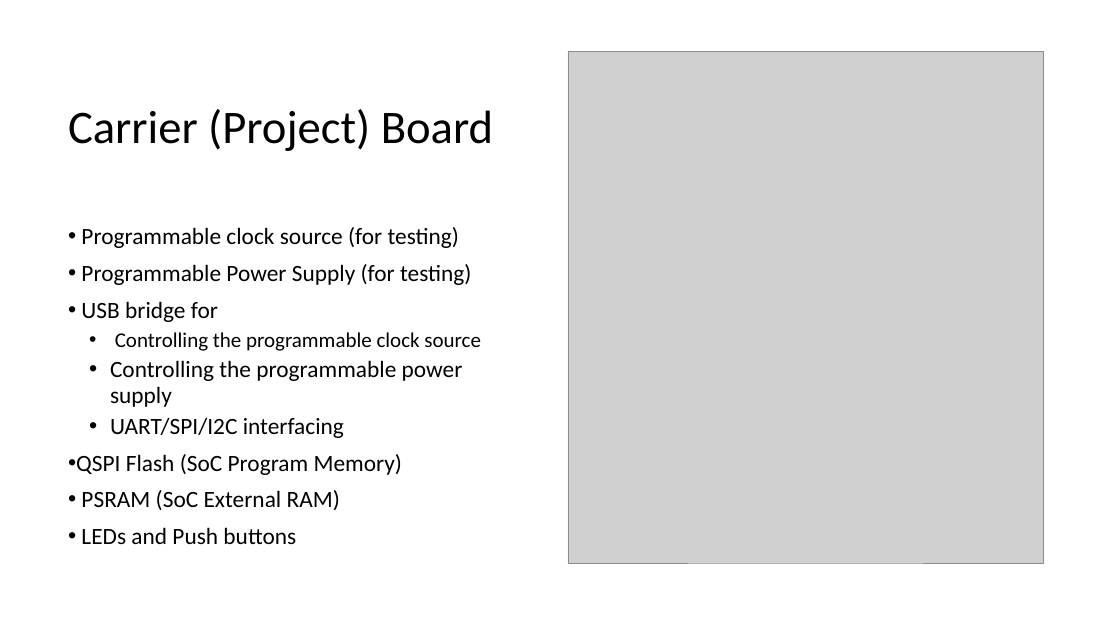
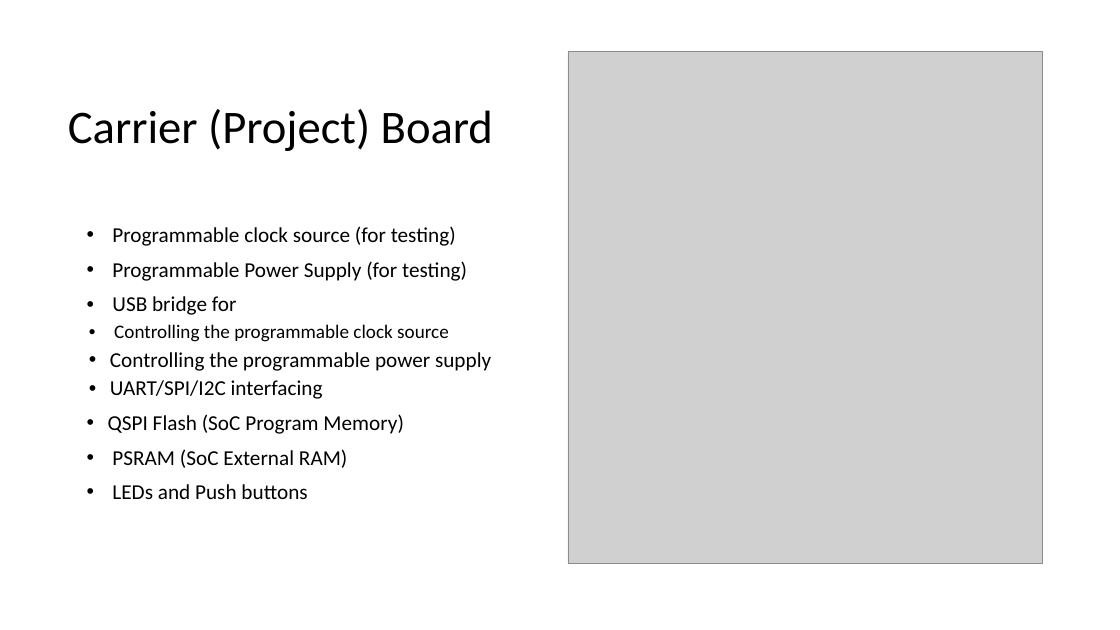
Before and after one commit to isomoye/EEGR471, a slide deck: slide 7 of sections/Bringup.pptx. Drawn at 1120x630 pixels with LibreOffice and Linux fonts; fonts in the diff are those of the drawing; grey boxes stand for pictures. Boxes give left, top, right and bottom in pixels: in the first picture for what was removed or moved away, otherwise in the second. Text is boxed around its words. In the diff, an @@ line names an element or a change of style, - is before the commit and + after.

```diff
--- a/sections/Bringup.pptx
+++ b/sections/Bringup.pptx
@@ text "Programmable clock source (for testing)" at box(108, 226, 491, 499): size 20 to 18.2 pt in "Programmable clock source (for testing)", "Programmable Power Supply (for testing)", "USB bridge for", "Controlling the programmable power supply" and 4 more places; size 18 to 16.4 pt in "Controlling the programmable clock source" @@
```
Also in this commit, not shown: 5 other slides changed, 13 other files.
